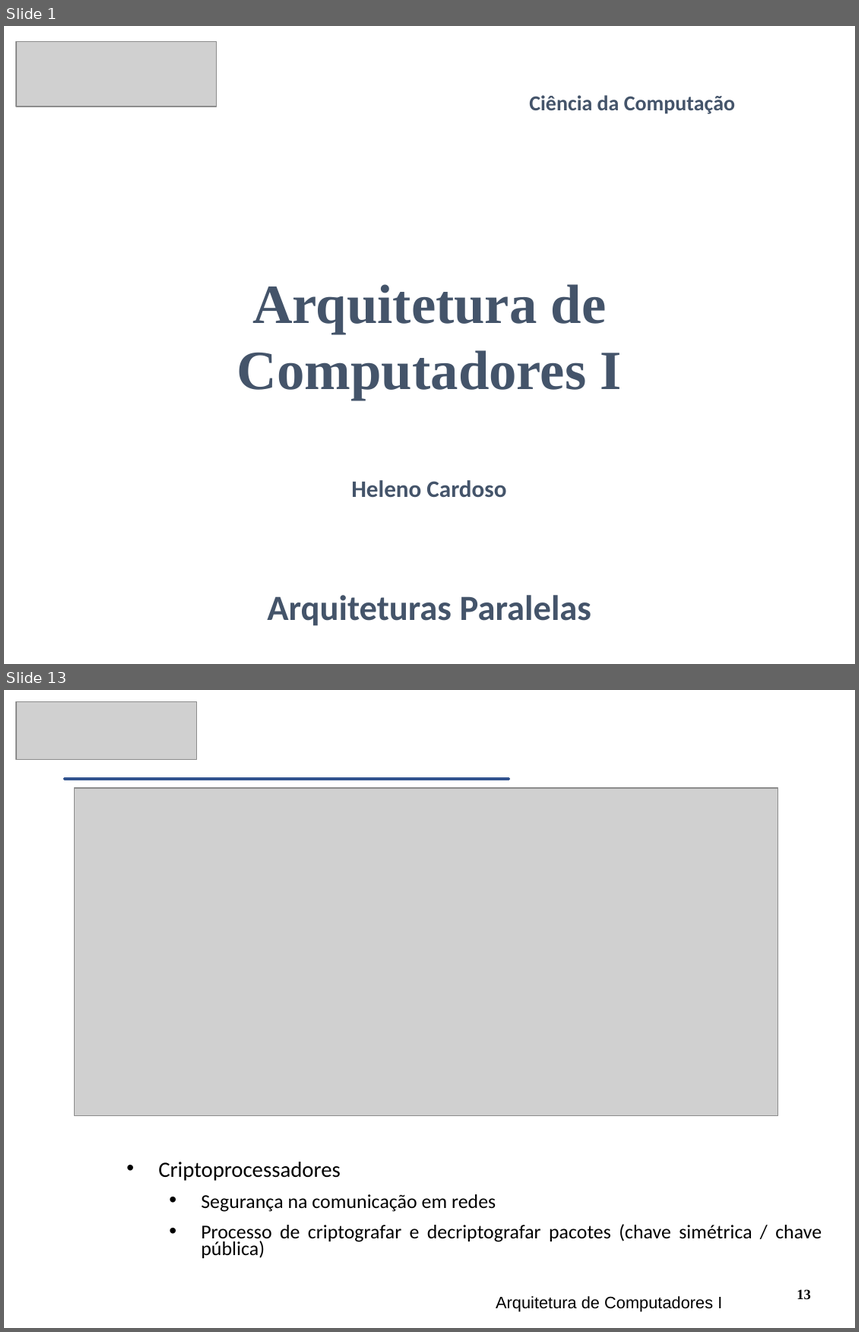
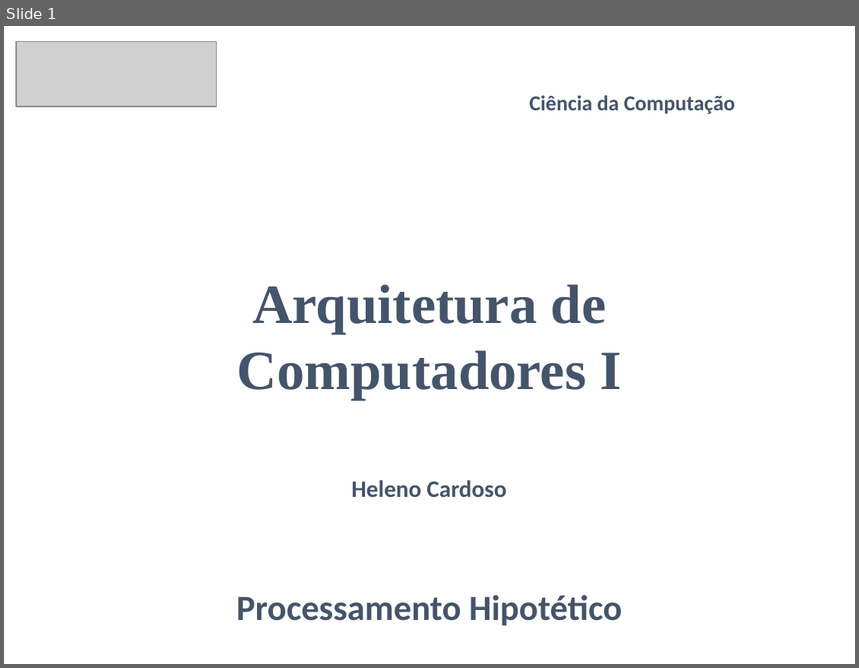
Before and after one commit to CloudEducationBrazil/WydenArquiteturaComputadores, a slide deck: 01 Classes/Aula10 - Arquitetura.pptx. Shown one above the other, each under a label of ours: slides 1 and 13 before the commit, slide 1 after it; the slides between them are not shown. The pictures are 859x1332 and 859x668 pixels, drawn with LibreOffice and Linux fonts; fonts in the diff are those of the drawing; grey boxes stand for pictures. Boxes give left, top, right and bottom in pixels: in the first picture for what was removed or moved away, otherwise in the second. Text is boxed around its words. In the diff, an @@ line names an element or a change of style, - is before the commit and + after.

Commit message:
planejamento das aulas arquit. comp. 23032023

```diff
--- a/01 Classes/Aula10 - Arquitetura.pptx
+++ b/01 Classes/Aula10 - Arquitetura.pptx
@@ slide 13 removed at (4,690,855,1328), background #FFFFFF @@
@@ picture removed at (16,702,196,760) @@
@@ math minus removed at (4,777,590,781) @@
@@ picture removed at (75,788,778,1116) @@
@@ text removed at (158,1162,822,1258) @@
-  • Criptoprocessadores
-    • Segurança na comunicação em redes
-    • Processo de criptografar e decriptografar pacotes (chave simétrica / chave pública)
@@ text removed at (496,1296,722,1312) @@
-Arquitetura de Computadores I
@@ page number removed at (797,1290,811,1300) @@
-13
@@ slide 1 changed as well @@
@@ text at (237,595,622,626): text changed @@
-Arquiteturas Paralelas
+Processamento Hipotético
```
Also in this commit, not shown: 17 other slides changed, 44 slides added, 20 other slides removed, 12 other files.
